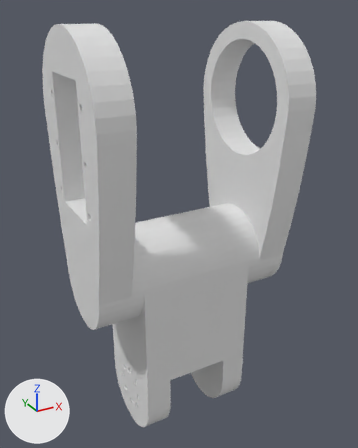
An edit to the Blender file 3d files/obj files work file/Links.blend, drawn before and after from the same camera.
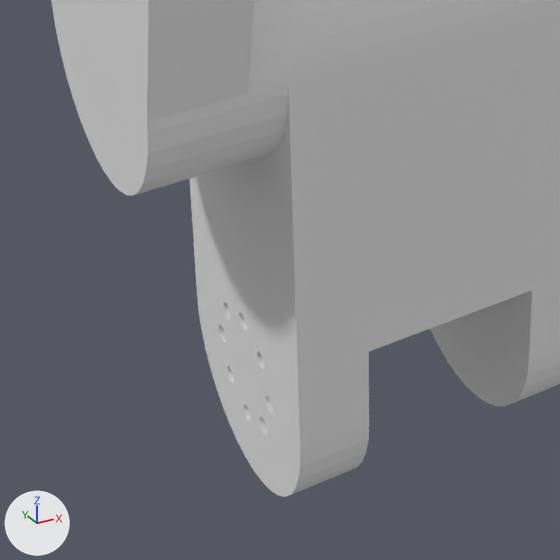
There are two pictures of each version: one whole from a 50 mm lens placed at (-84.3, -155.1, 147.3), pointed at (2.1, 2.0, 68.8), one close up on the part from 14% to 65% of the width and 59% to 100% of the height. Lighting does not change. The marker at lower left points along +X, +Y and +Z. The same objects are shown in both versions, whatever each file hides.

Objects in the first close-up: 'Link1Part1'.
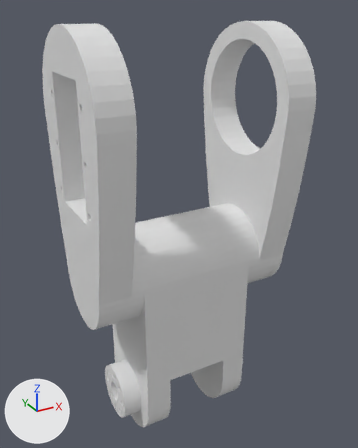
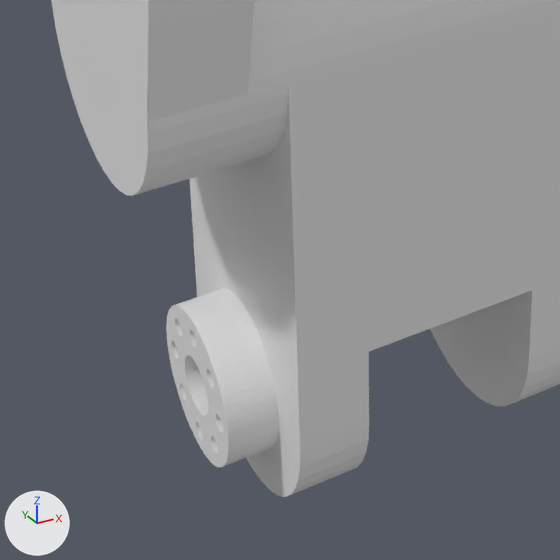
Changed parts and their boxes [x1, y1, x2, y2] in the close-ups (560 x 560 px):
part 1 of me_link1part1, added
    after: [166, 289, 279, 467]

Patch to the scene script:
```diff
--- a/3d files/obj files work file/Links.blend.py
+++ b/3d files/obj files work file/Links.blend.py
@@ me_link1part1 @@
 # used by ob_link1part1; location = (0.0, 0.0, 0.0)
-me_link1part1.from_pydata(...)  # 2206 vertices, 4476 faces; spans x -40.0..40.0, y -27.0..27.0, z -18.0..142.0
+me_link1part1.from_pydata(...)  # 3046 vertices, 6188 faces; spans x -40.0..40.0, y -27.0..27.0, z -18.0..142.0
+# me_link1part1 part 1: a new loose piece of 840 vertices spanning x -30.0..-23.0, y -11.0..11.0, z -11.0..11.0
```
